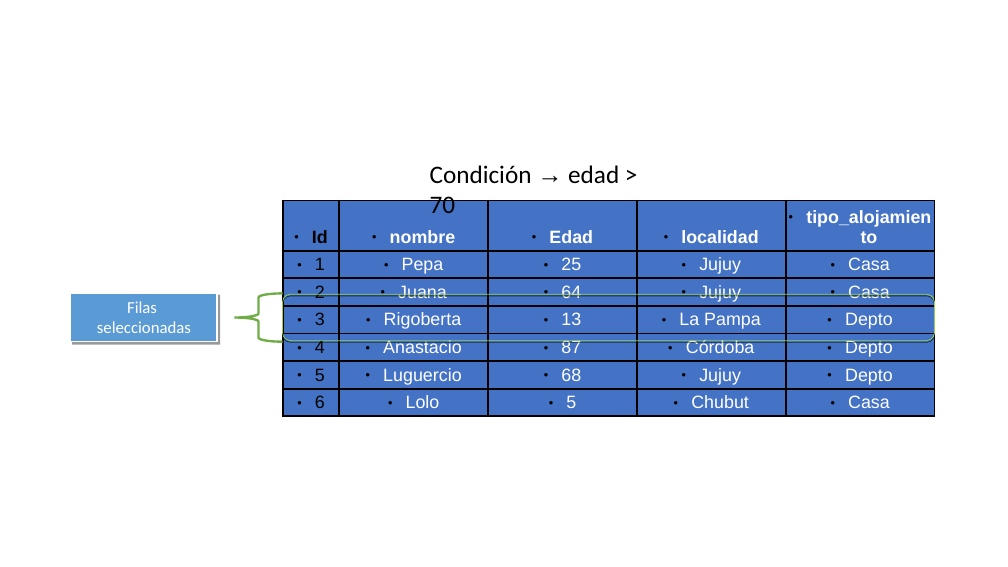
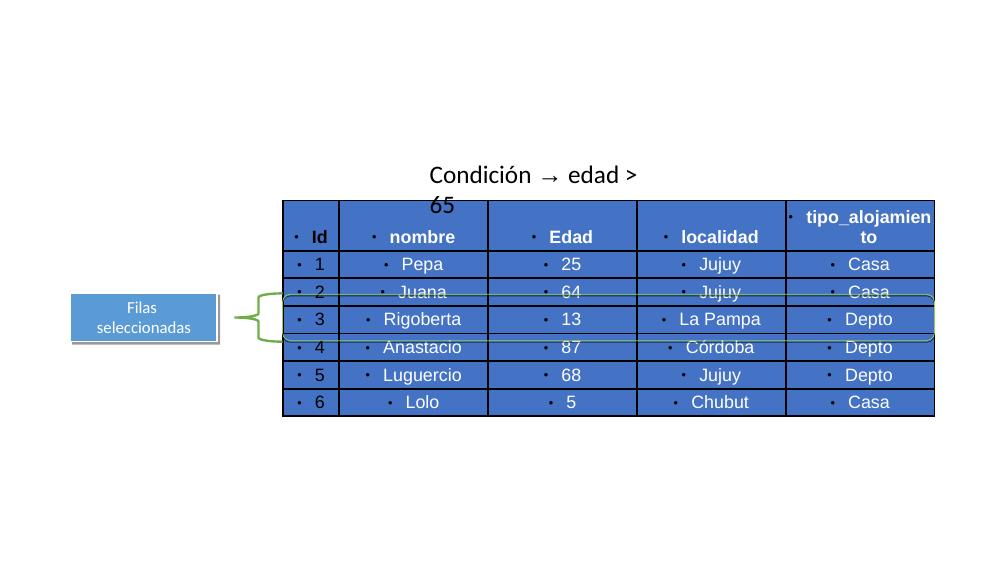
Before and after one commit to pablotis/intro_r, a slide deck: slide 4 of img/imagenes_r_base.odp. Drawn at 1008x567 pixels with LibreOffice and Linux fonts; fonts in the diff are those of the drawing. Boxes give left, top, right and bottom in pixels: in the first picture for what was removed or moved away, otherwise in the second. Text is boxed around its words. In the diff, an @@ line names an element or a change of style, - is before the commit and + after.

```diff
--- a/img/imagenes_r_base.odp
+++ b/img/imagenes_r_base.odp
@@ text at bbox=[430, 165, 619, 213]: text changed @@
-Condición → edad > 70
+Condición → edad > 65
```
Also in this commit, not shown: 7 other files.
